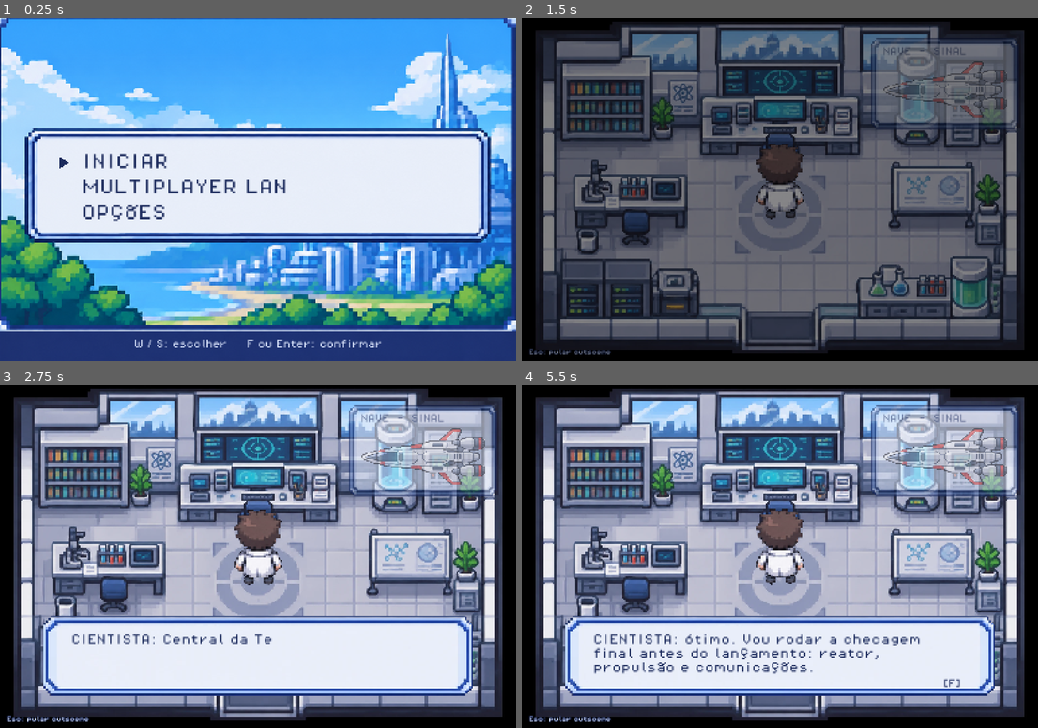
Above: before the commit, frames 1-4 (two rows, left to right).
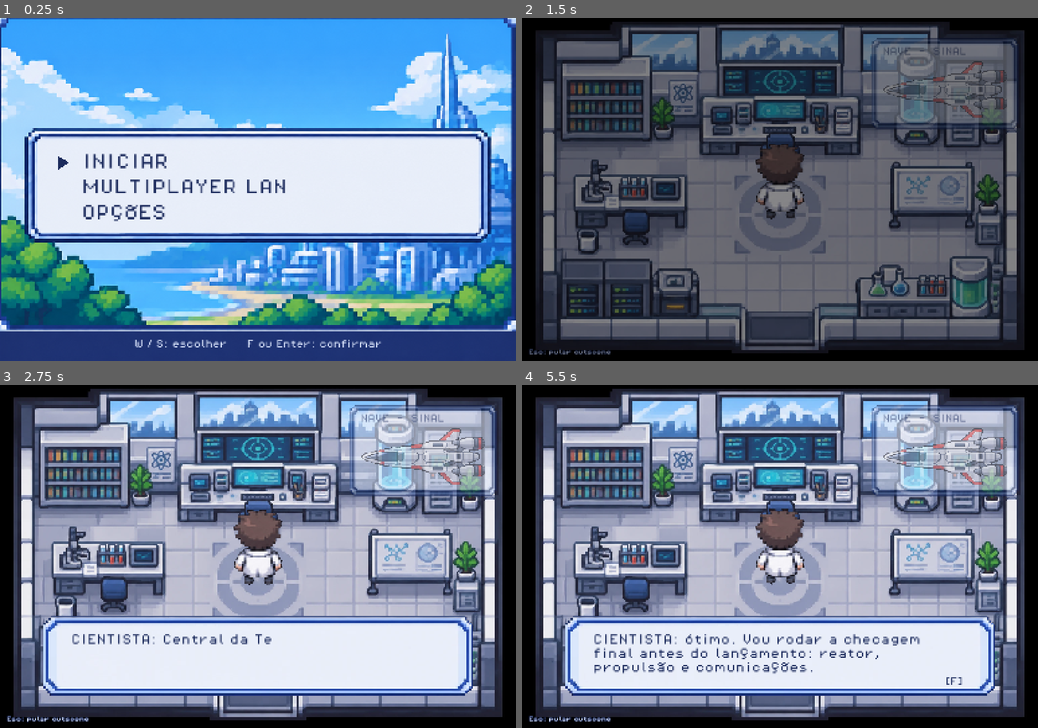
Above: after the commit, the same moments.

Repository: thallesgsrv/nasa-space-apps
Game: Godot game, scene res://scenes/start_menu.tscn
Same seed, same stepped clock (60 frames per second), same inputs: the game is played once before the commit and once after it. Video files are missing from this copy of the repository; at most half a second of black plays in their place. Sound files missing from this copy of the repository are replaced by a short silence.
Inputs (mouse positions are in pixels of both pictures, inside the frame that each line leads up to):
- Up to frame 1 (0.25 s): no input
- Up to frame 2 (1.5 s): tap Enter at 0.5 s; move the mouse to (754, 258) at 0.52 s; hold W (move_up) 0.53-1.25 s; hold F (interact) 0.53-1.25 s; click (754, 258) at 0.67 s; tap Space at 0.77 s; drag from (934, 240) to (754, 258) at 1.27 s
- Up to frame 3 (2.75 s): move the mouse to (103, 505) at 2.02 s; hold A (move_left) from 2.03 s (still down); hold V (objective) from 2.03 s (still down)
- Up to frame 4 (5.5 s): release A (move_left) at 2.75 s; release V (objective) at 2.75 s; tap Space at 2.75, 3.77 s; drag from (805, 556) to (625, 505) at 2.77 s; tap Enter at 3.5, 3.6 s; move the mouse to (702, 470) at 3.52 s; hold S (move_down) 3.53-4.25 s; tap I (inventory) at 4.15 s; drag from (893, 539) to (702, 470) at 4.27 s; move the mouse to (676, 573) at 5.02 s; hold W (move_up) from 5.03 s (still down); tap Tab at 5.1 s; click (676, 573) at 5.17 s

The runs differ from the first frame. In frame 1, 2.4% of the frame differs, in the area x 4-96%, y 4-97%; in frame 2, 2.1%; in frame 3, 3.9%; in frame 4, 4.8%, in the area x 4-96%, y 1-99%.

Commit message:
chore: correção de alguns pontos no design

Diff:
--- a/project.godot
+++ b/project.godot
@@ -36,7 +36,7 @@
 window/size/window_width_override=1152
 window/size/window_height_override=768
 window/stretch/mode="canvas_items"
-window/stretch/aspect="expand"
+window/stretch/aspect="keep"
 
 [internationalization]
 
--- a/scripts/ui/ui.gd
+++ b/scripts/ui/ui.gd
@@ -531,16 +531,17 @@
 
 func toast(text: String, seconds: float = 3.0) -> void:
 	_toast_label.text = text
-	# largura maxima: mensagens longas quebram linha em vez de sair da tela
+	# largura maxima: mensagens longas quebram linha em vez de sair da tela; a altura vem do Label
 	var text_w := FONT.get_string_size(text, HORIZONTAL_ALIGNMENT_LEFT, -1, 24).x
 	var w := minf(text_w + 80.0, 1180.0)
-	var lines := maxi(1, ceili(text_w / (w - 80.0)))
-	var h := 64.0 + float(lines - 1) * 30.0
+	_toast_label.custom_minimum_size = Vector2.ZERO
+	_toast_label.size = Vector2(w - 80.0, 10.0)
+	var text_h := maxf(_toast_label.get_minimum_size().y, 30.0)
+	var h := maxf(64.0, text_h + 34.0)
 	_toast.size = Vector2(w, h)
 	_toast.position = Vector2((VIEW.x - w) / 2.0, 24)
-	_toast_label.custom_minimum_size = Vector2.ZERO
-	_toast_label.position = Vector2.ZERO
-	_toast_label.size = _toast.size
+	_toast_label.position = Vector2(40.0, (h - text_h) / 2.0)
+	_toast_label.size = Vector2(w - 80.0, text_h)
 	_toast.visible = true
 	_toast.modulate.a = 1.0
 	if _toast_tween:
@@ -723,16 +724,20 @@
 
 
 # A caixa do dialogo (NinePatchRect) cresce para cima conforme o texto, com folga nas bordas.
+# A altura vem do proprio Label (ja com quebra de linha), entao o texto nunca passa da caixa
+# e a dica [F] fica numa faixa propria, embaixo, sem cobrir a ultima linha.
 func _fit_dialog(text: String) -> void:
 	var w := 1112.0
-	var sz := FONT.get_multiline_string_size(text, HORIZONTAL_ALIGNMENT_LEFT, w, 32)
-	var lines := maxi(1, roundi(sz.y / FONT.get_height(32)))
-	var h := clampf(float(lines) * (FONT.get_height(32) + 10.0) + 112.0, 240.0, 460.0)
+	_dialog_text.text = text
+	_dialog_text.size = Vector2(w, 10.0)
+	var text_h := maxf(_dialog_text.get_minimum_size().y, 42.0)
+	var h := clampf(text_h + 54.0 + 70.0, 240.0, 560.0)
 	_dialog.size = Vector2(1280, h)
 	_dialog_box.size = _dialog.size
-	_dialog.position.y = 930.0 - h
-	_dialog_text.size = Vector2(w, h - 100.0)
-	_dialog_arrow.position = Vector2(1120, h - 50.0)
+	_dialog.position = Vector2((VIEW.x - 1280.0) / 2.0, 930.0 - h)
+	_dialog_text.position = Vector2(84, 54)
+	_dialog_text.size = Vector2(w, h - 124.0)
+	_dialog_arrow.position = Vector2(1280.0 - 84.0 - 70.0, h - 56.0)
 
 
 func _show_line(text: String) -> void:
Binary file changed: assets/ui/bandeira.png
Not shown, changed: export_presets.cfg
